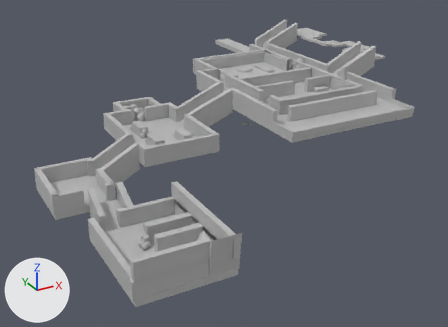
Before and after pictures for a commit that changed the FBX model Rust_Project1/Assets/Resources/FBX/World.fbx.
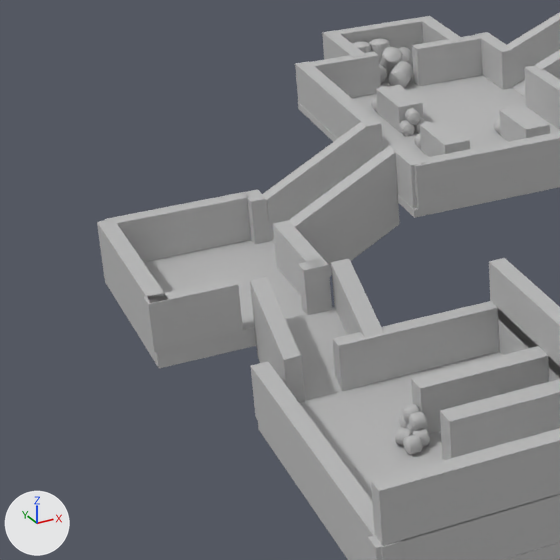
Old and new are each drawn whole from a 50 mm lens placed at (-0.33, -0.555, 0.219), pointed at (-0.035, -0.019, -0.049) and again close up on the part from 0% to 44% of the width and 28% to 88% of the height. Arrows for +X, +Y and +Z are at lower left; the lights stay in place. Where no turn or scale is listed for an object, it has been applied to the vertices.

The scene before the commit, as lines of its bpy script (objects in view):
```python
ob_floor4 = bpy.data.objects.new('Floor4', me_mesh_063)
ob_floor4.location = (-0.2107, -0.0734, -0.0199)
ob_stairs1 = bpy.data.objects.new('Stairs1', me_mesh_049)
ob_stairs1.location = (-0.2037, -0.0596, -0.0386)
ob_wall15 = bpy.data.objects.new('Wall15', me_mesh_060)
ob_wall15.location = (-0.1875, -0.0873, -0.0099)
ob_wall17 = bpy.data.objects.new('Wall17', me_mesh_057)
ob_wall17.location = (-0.2339, -0.0737, -0.0099)
ob_wall19 = bpy.data.objects.new('Wall19', me_mesh_055)
ob_wall19.location = (-0.2119, -0.0439, -0.0099)
ob_wall20 = bpy.data.objects.new('Wall20', me_mesh_054)
ob_wall20.location = (-0.2244, -0.1029, -0.0099)
ob_wall21 = bpy.data.objects.new('Wall21', me_mesh_053)
ob_wall21.location = (-0.1891, -0.1029, -0.0099)
ob_wall29 = bpy.data.objects.new('Wall29', me_mesh_065)
ob_wall29.location = (-0.1621, -0.1606, -0.0227)
# also in view: 'Wall9' at (-0.109, 0.046, 0.007); 'Wall25' at (-0.188, -0.224, -0.009); 'Wall4' at (-0.114, -0.086, 0.007); 'Floor5' at (-0.177, -0.178, -0.033); 'Wall23' at (-0.141, -0.175, -0.023)
```
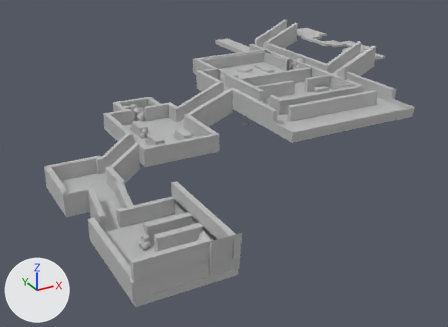
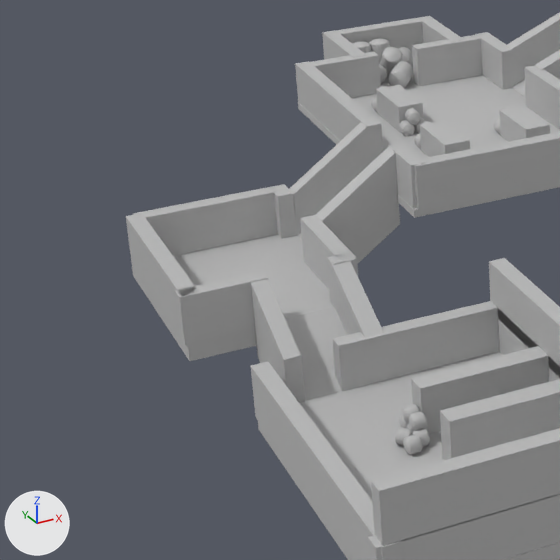
Changed parts and their boxes [x1, y1, x2, y2] in the close-ups (560 x 560 px):
'Stairs1', mesh rescaled, moved (19% narrower, 9% shorter): before [263, 122, 400, 277]; after [289, 123, 400, 264]
'Floor4', moved: before [103, 240, 306, 368]; after [131, 235, 334, 361]
'Wall19', moved: before [105, 192, 251, 262]; after [133, 187, 278, 256]
'Wall20', moved: before [144, 278, 243, 352]; after [175, 271, 268, 345]
'Wall17', moved: before [97, 220, 166, 339]; after [126, 215, 198, 331]
'Wall15', moved: before [273, 220, 332, 309]; after [300, 215, 358, 289]
'Wall21', moved: before [298, 260, 330, 315]; after [327, 253, 356, 307]

The change, as a list of edits to the scene's bpy script:
```text
Change me_mesh_049:
    where me_mesh_049.from_pydata(...)  # 24 vertices, 22 faces; spans x 0.018..0.0526, y -0.0152..0.0145, z 0.0115..0.0542
    used by ob_stairs1; location = (-0.2037, -0.0596, -0.0386)
    me_mesh_049 part 1: the whole mesh is scaled about its middle by (0.752, 1, 1), then moved by (-0.0043, 0.0, 0.0)
Change ob_wall17:
    ob_wall17.location: (-0.2339, -0.0737, -0.0099) -> (-0.2252, -0.0737, -0.0099)
Change ob_stairs1:
    ob_stairs1.location: (-0.2037, -0.0596, -0.0386) -> (-0.195, -0.0596, -0.0386)
Change ob_wall20:
    ob_wall20.location: (-0.2244, -0.1029, -0.0099) -> (-0.2157, -0.1029, -0.0099)
Change ob_floor4:
    ob_floor4.location: (-0.2107, -0.0734, -0.0199) -> (-0.202, -0.0734, -0.0199)
Change ob_wall21:
    ob_wall21.location: (-0.1891, -0.1029, -0.0099) -> (-0.1804, -0.1029, -0.0099)
Change ob_wall19:
    ob_wall19.location: (-0.2119, -0.0439, -0.0099) -> (-0.2032, -0.0439, -0.0099)
Change ob_wall15:
    ob_wall15.location: (-0.1875, -0.0873, -0.0099) -> (-0.1788, -0.0873, -0.0099)
```
